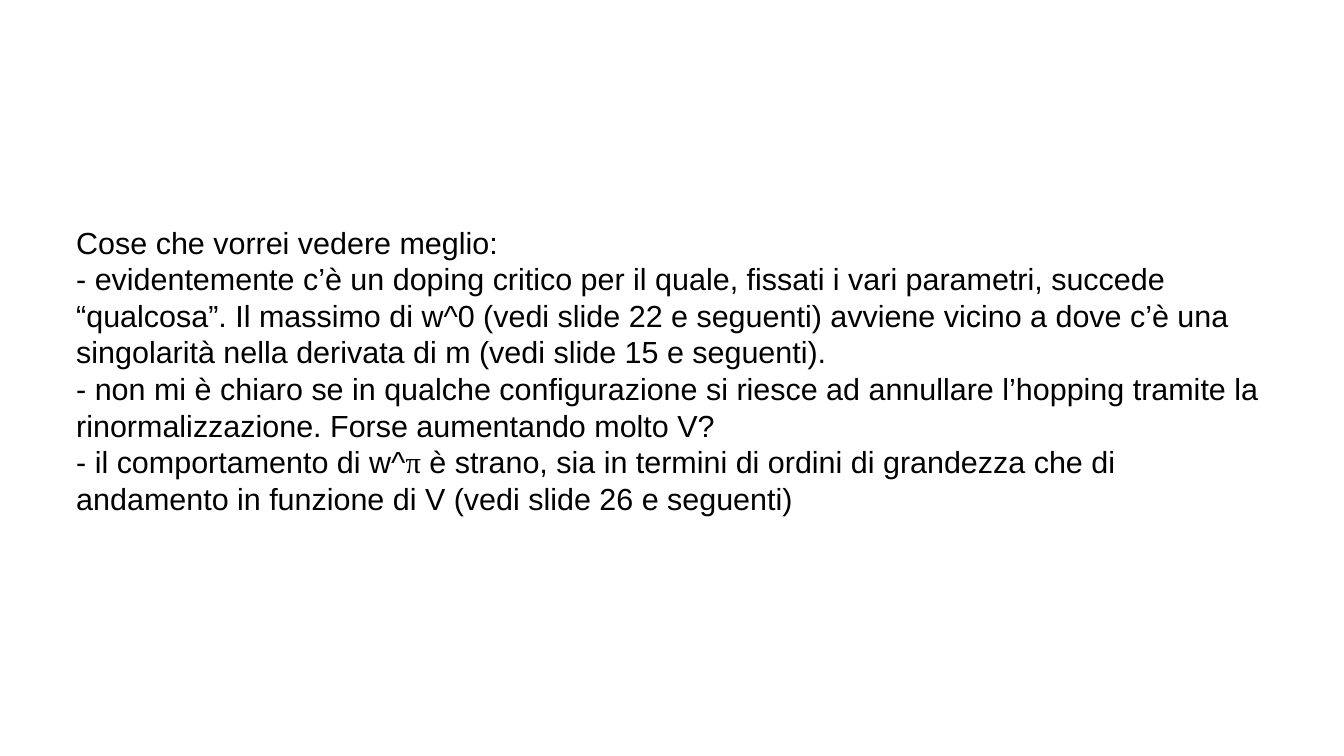
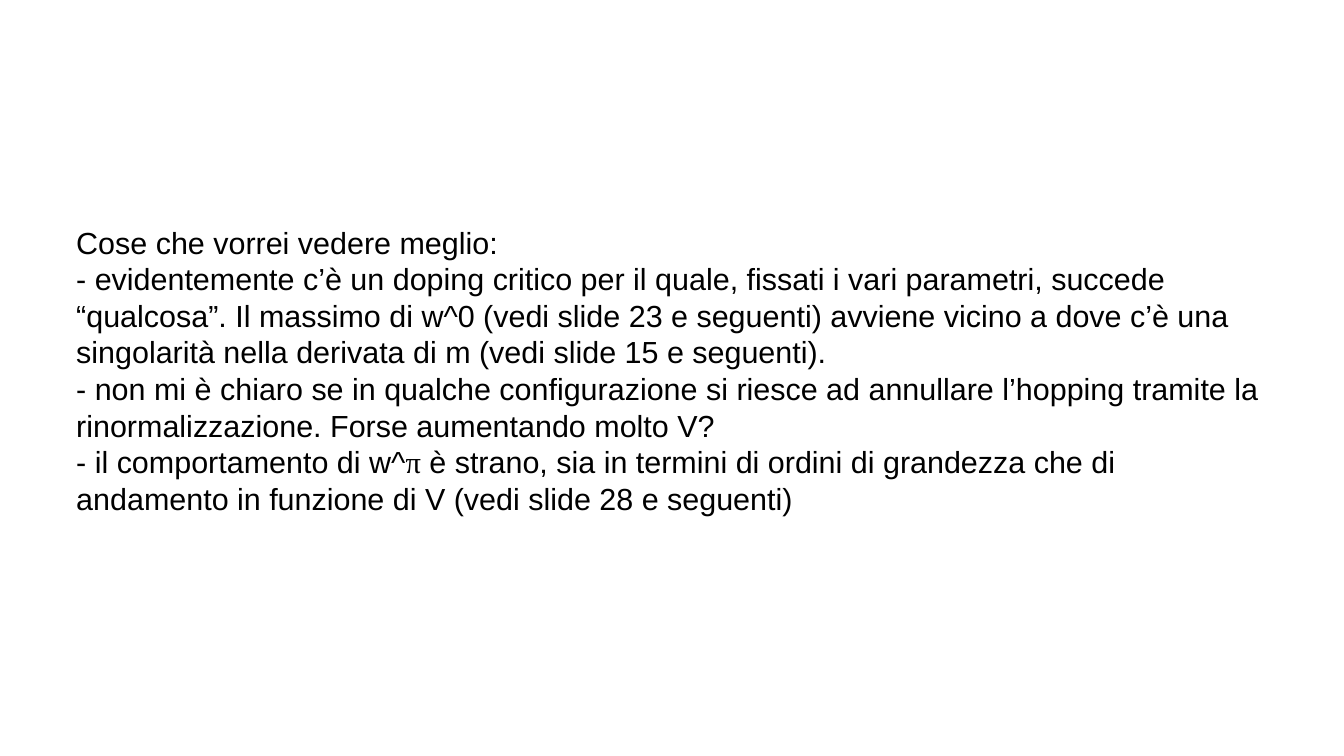
Before and after one commit to nepero27178/LadderHubbardSC, a slide deck: slide 35 of Bin/IntermediateReport2/IntermediateReport2.odp (slide 32 before the commit). Drawn at 1344x756 pixels with LibreOffice and Linux fonts; fonts in the diff are those of the drawing. Boxes give left, top, right and bottom in pixels: in the first picture for what was removed or moved away, otherwise in the second. Text is boxed around its words. In the diff, an @@ line names an element or a change of style, - is before the commit and + after.

```diff
--- a/Bin/IntermediateReport2/IntermediateReport2.odp
+++ b/Bin/IntermediateReport2/IntermediateReport2.odp
@@ text at box(76, 267, 1228, 369): text changed @@
-- evidentemente c’è un doping critico per il quale, fissati i vari parametri, succede “qualcosa”. Il massimo di w^0 (vedi slide 22 e seguenti) avviene vicino a dove c’è una singolarità nella derivata di m (vedi slide 15 e seguenti).
+- evidentemente c’è un doping critico per il quale, fissati i vari parametri, succede “qualcosa”. Il massimo di w^0 (vedi slide 23 e seguenti) avviene vicino a dove c’è una singolarità nella derivata di m (vedi slide 15 e seguenti).
@@ text at box(76, 450, 1115, 516): text changed @@
-- il comportamento di w^π è strano, sia in termini di ordini di grandezza che di andamento in funzione di V (vedi slide 26 e seguenti)
+- il comportamento di w^π è strano, sia in termini di ordini di grandezza che di andamento in funzione di V (vedi slide 28 e seguenti)
```
Also in this commit, not shown: 2 other slides changed, 7 slides added, 8 other files.
